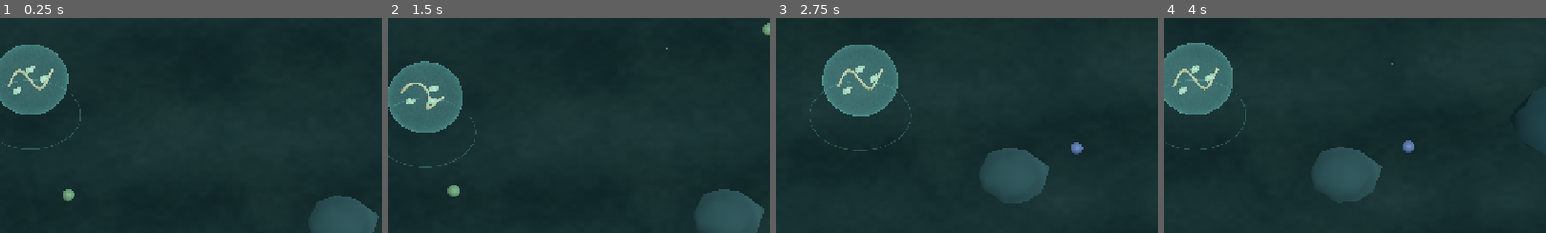
Above: before the commit, frames 1-4 (left to right).
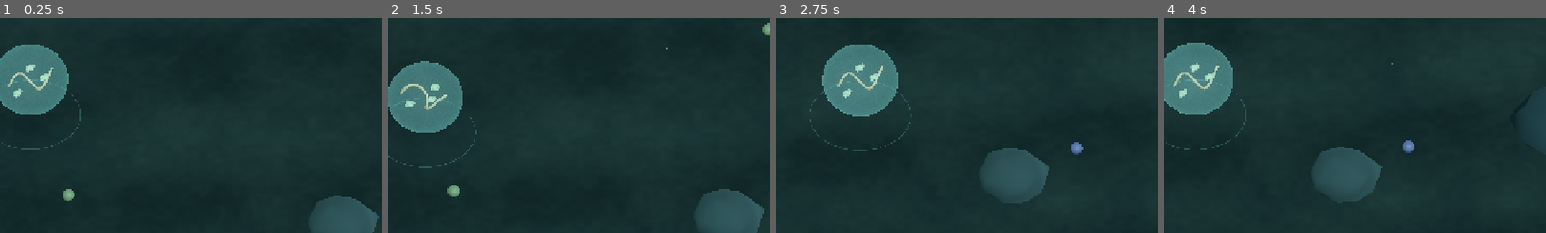
Above: after the commit, the same moments.

Repository: scorbetta17-gif/Origini
Game: Godot game, scene res://scenes/Main.tscn
Two runs of this game, one before a commit and one after it. Both use one fixed random seed, a clock stepped at 60 frames per second and the inputs below.
Inputs (mouse positions are % of the whole screen's width and height, from its top left):
- Up to frame 1 (0.25 s): no input
- Up to frame 2 (1.5 s): click "SCISSIONE · 12%" at 0.5 s; click "ENZIMI" at 1.25 s
- Up to frame 3 (2.75 s): move the mouse to (72, 45) at 2.02 s; hold D from 2.03 s (still down); click (72, 45) at 2.17 s
- Up to frame 4 (4 s): release D at 2.75 s; drag from (30, 55) to (45, 70) at 2.77 s; click "LISI" at 3.5 s
The pictures show only the part of the screen within x 46-96%, y 28-78%; the shares and areas given below are measured in that part.

The runs differ from the first frame. In frame 1, 0.3% of the frame differs, in the area x 2-14%, y 21-38%; in frame 2, 0.3%, in the area x 3-16%, y 30-43%; in frame 3, 0.3%; in frame 4, 0.3%.

Commit message:
Bind all structural cell features to major genome loci and strengthen 3D cytoplasmic depth

Diff:
--- a/src/cell_visual.gd
+++ b/src/cell_visual.gd
@@ -109,8 +109,9 @@
 
 func _build() -> void:
     var primitive: bool = branch == "pre_luca"
-    var shape: float = clampf((float(traits.get("motility",1.0))-1.0)*.30,0.0,.35)
-    var elongated: bool = float(traits.get("motility",1.0)) > 1.65
+    # Solo un locus morfogenetico MAGGIORE modifica la forma.
+    var shape: float = clampf(float(traits.get("elongation",0.0))*.48,0.0,.40)
+    var elongated: bool = shape > .24
     body_radii = Vector3(.77+shape,.69,.77-shape*.24)
     if primitive:
         body_radii *= .90
@@ -134,12 +135,15 @@
     var thermal: float = float(traits.get("thermotolerance",0.0))
     shell_mat.set_shader_parameter("membrane_tint",tint.lerp(Color(.62,.69,.61),clampf(thermal*.06,0,.35)))
     shell_mat.set_shader_parameter("rim_tint",tint.lightened(.18))
-    shell_mat.set_shader_parameter("opacity",.19 if primitive else .26)
+    shell_mat.set_shader_parameter("opacity",.21 if primitive else .26)
     shell_mat.set_shader_parameter("membrane_motion",.008)
+    shell_mat.set_shader_parameter("internal_scattering",.46 if primitive else .54)
     membrane.material_override = shell_mat
     membrane.cast_shadow = GeometryInstance3D.SHADOW_CASTING_SETTING_OFF
     add_child(membrane)
 
+    # Volume del citoplasma: scattering molto lieve, non un organello.
+    _ellipsoid(self,Vector3(0,.81,0),body_radii*.963,tint.darkened(.13),.055)
     # Contenuto citoplasmatico mobile, ma nessun organello moderno iniziale.
     interior = Node3D.new()
     interior.position = Vector3(0,.81,0)
@@ -152,7 +156,9 @@
             var t: float = float(i)/40.0
             var u: float = (t-.5)*(.81 if primitive else 1.12)
             var phase: float = t*TAU*1.3+float(strand)*PI
-            var p := Vector3(u,sin(phase)*.18+sin(t*TAU*2.1)*.046,cos(phase)*.18)
+            # Il filamento attraversa il citoplasma in profondita', non disegnato su un piano.
+            var p := Vector3(u,sin(phase)*.17+sin(t*TAU*2.1)*.046,
+                cos(phase)*.19+sin(t*TAU*.73)*.065)
             poly.append(p)
         _tube(interior,poly,.024 if primitive else .022,Color(.91,.66,.48) if not dna else Color(.76,.72,.59))
     if dna:
@@ -168,12 +174,20 @@
     var complexes: int = 3 if primitive else 5
     for i in range(complexes):
         var phi: float = float(i)*TAU/float(complexes)+.5
-        var center := Vector3(cos(phi)*.28, sin(phi*2.0)*.17, sin(phi)*.26)
+        var center := Vector3(cos(phi)*.28, sin(phi*2.0)*.22, sin(phi)*.30)
         var protein_color := Color(.80,.76,.59) if primitive else Color(.73,.76,.66)
         _ellipsoid(interior,center,Vector3(.075,.047,.06),protein_color)
         _ellipsoid(interior,center+Vector3(.044,.026,-.03),Vector3(.042,.033,.039),protein_color.darkened(.11))
         _ellipsoid(interior,center+Vector3(-.035,-.021,.034),Vector3(.035,.03,.042),protein_color.lightened(.12))
 
+    # Trasportatori: pori incastonati nella membrana; solo locus maggiore.
+    var transporters: int = clampi(int(traits.get("transporters",0)),0,9)
+    for i in range(transporters):
+        var phi: float = TAU*(float(i)+.43)/float(maxi(1,transporters))
+        var n := Vector3(cos(phi),.24*sin(phi*1.75),sin(phi)).normalized()
+        var pos := Vector3(n.x*body_radii.x,.81+n.y*body_radii.y,n.z*body_radii.z)
+        _ellipsoid(self,pos,Vector3(.048,.038,.048),Color(.40,.59,.60),.90)
+        _ellipsoid(self,pos+n*.026,Vector3(.024,.018,.024),Color(.20,.35,.37),.86)
     # Moduli di adesione, riconoscimento e lisi emergono per mutazione.
     var receptors: int = clampi(int(traits.get("receptors",0)),0,8)
     for i in range(receptors):
@@ -212,8 +226,15 @@
             _tube(self,PackedVector3Array([anchor,anchor+n*.13,anchor+n*.20]),.017,Color(.69,.81,.74))
     if bool(traits.get("eps",false)):
         _ellipsoid(self,Vector3(0,.81,0),body_radii*1.13,Color(.54,.69,.67),.075)
-    if branch == "bacteria":
-        _ellipsoid(self,Vector3(0,.81,0),body_radii*1.018,Color(.57,.67,.58),.09)
+    # Involucri diversi compaiono solo con loci codificati.
+    var envelope: String = str(traits.get("envelope","none"))
+    if envelope == "monoderm":
+        _ellipsoid(self,Vector3(0,.81,0),body_radii*1.025,Color(.62,.73,.65),.14)
+    elif envelope == "diderm":
+        _ellipsoid(self,Vector3(0,.81,0),body_radii*1.026,Color(.65,.75,.66),.13)
+        _ellipsoid(self,Vector3(0,.81,0),body_radii*1.085,Color(.53,.71,.70),.14)
+    elif envelope == "archaeal":
+        _ellipsoid(self,Vector3(0,.81,0),body_radii*1.026,Color(.58,.74,.68),.11)
     if thermal > .01:
         for i in range(mini(5,ceili(thermal))):
             var a: float = TAU*float(i)/float(maxi(1,mini(5,ceili(thermal))))
